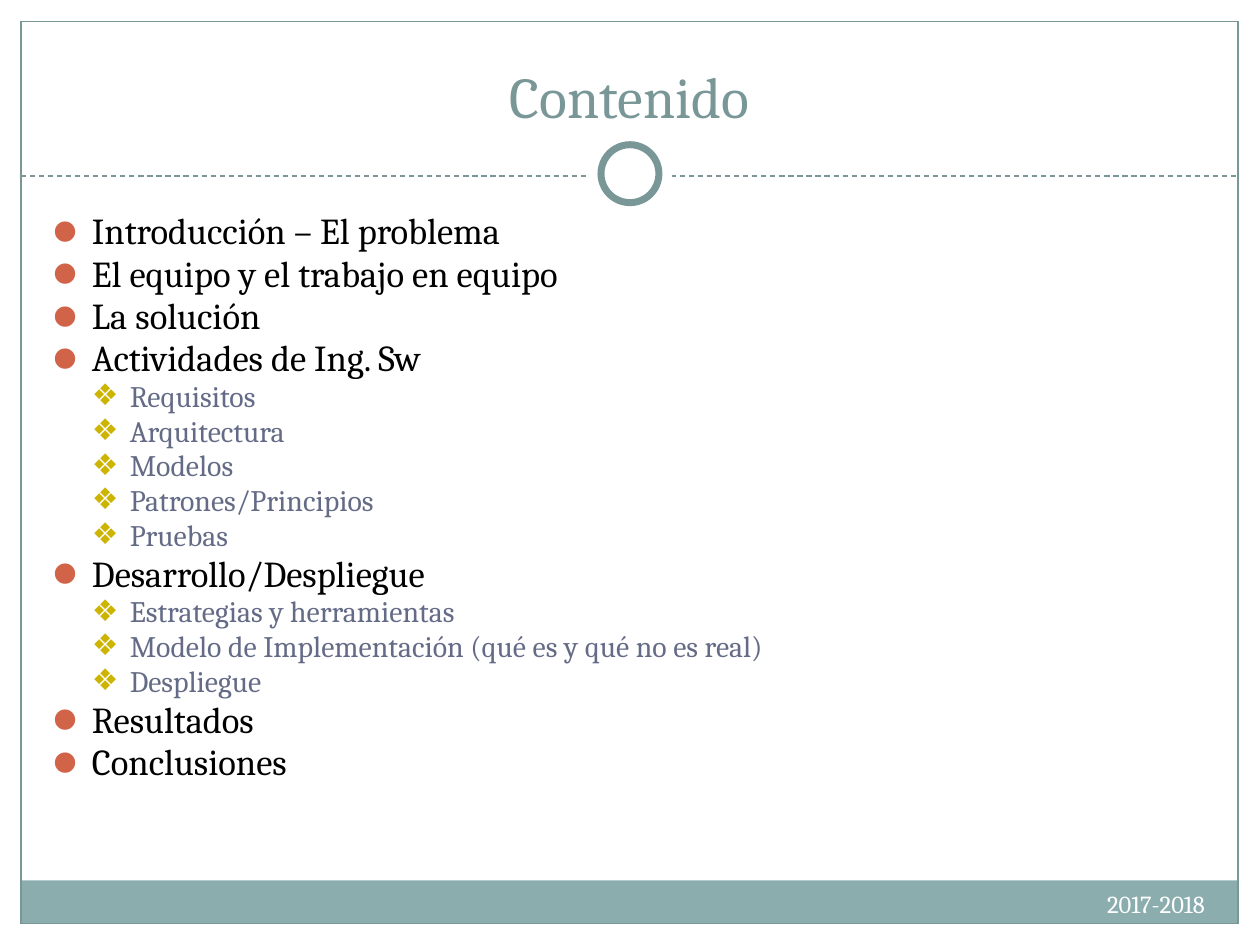
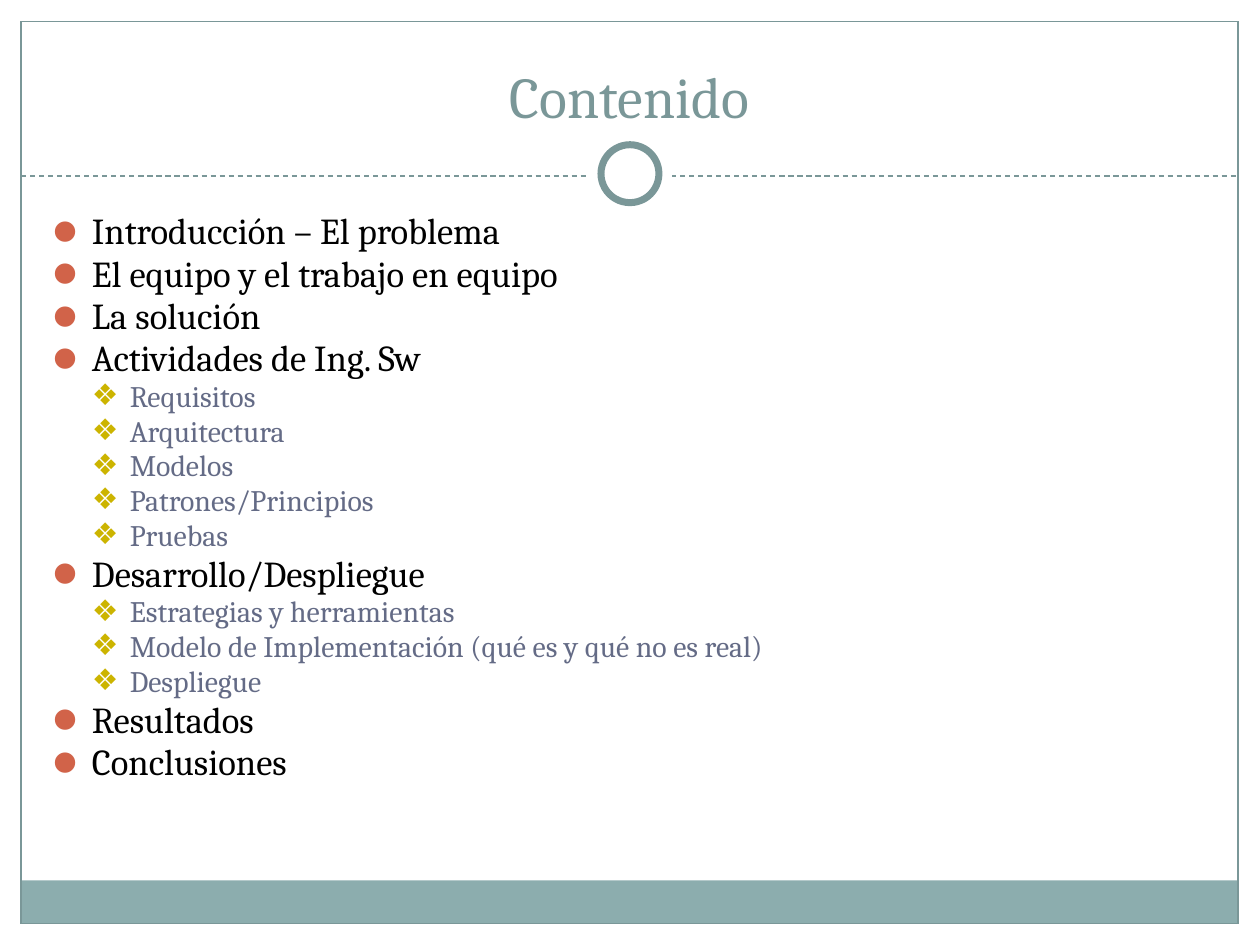
Before and after one commit to albertoaguileram/dsd, a slide deck: slide 2 of presentacionfinal.pptx. Drawn at 1260x945 pixels with LibreOffice and Linux fonts; fonts in the diff are those of the drawing. Boxes give left, top, right and bottom in pixels: in the first picture for what was removed or moved away, otherwise in the second. Text is boxed around its words. In the diff, an @@ line names an element or a change of style, - is before the commit and + after.

```diff
--- a/presentacionfinal.pptx
+++ b/presentacionfinal.pptx
@@ text removed at (x1=1107, y1=896, x2=1205, y2=913) @@
-2017-2018
```
Also in this commit, not shown: 18 other slides changed.
